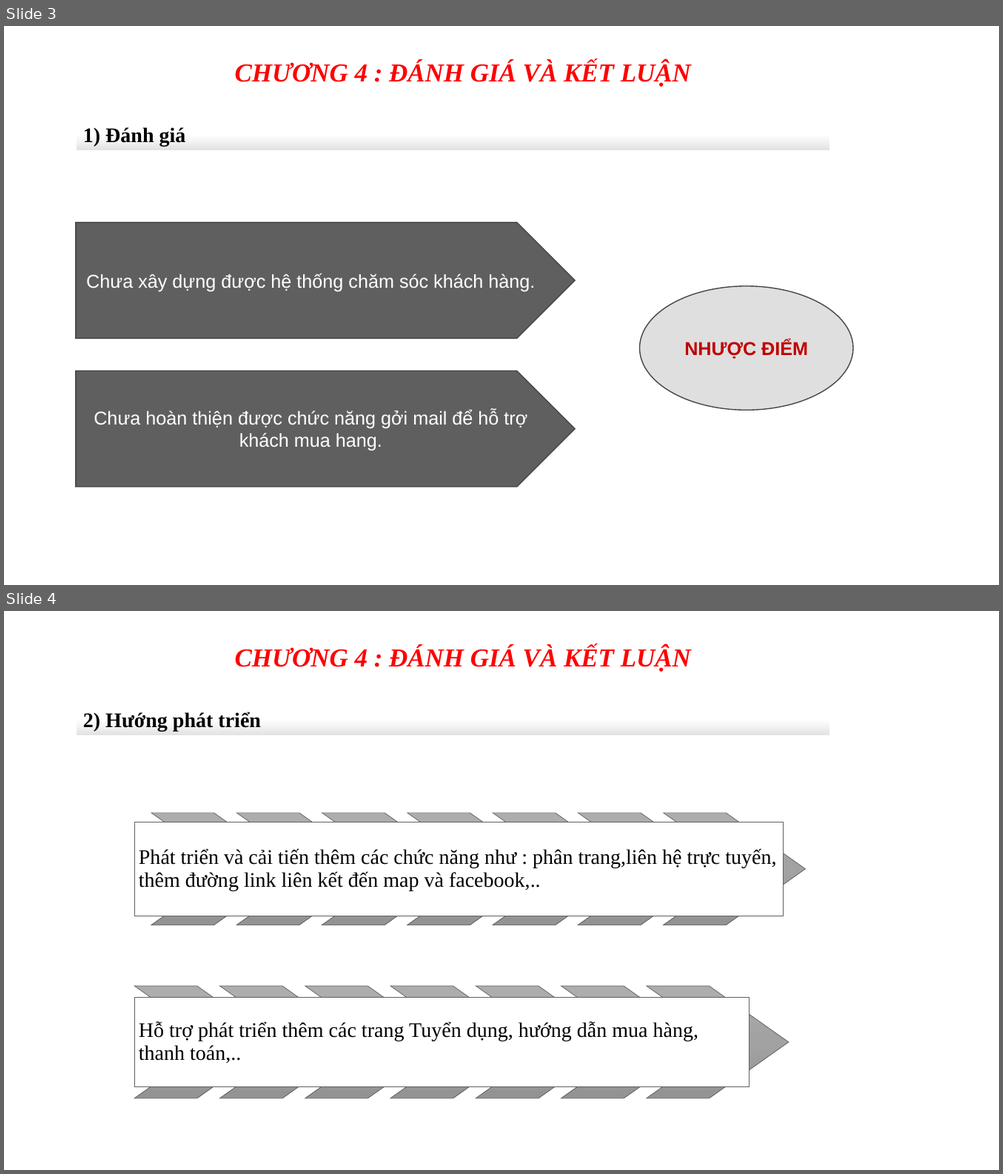
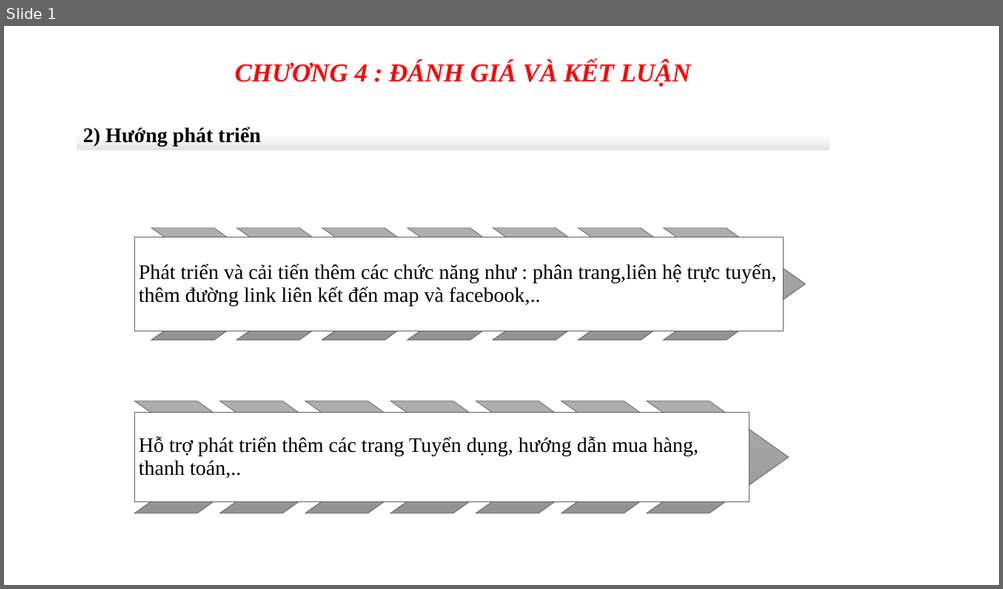
Before and after one commit to vothihoangyen/demo8-6, a slide deck: BỘ-TÀI-NGUYÊN-MÔI-TRƯỜNG-1.pptx. Shown one above the other, each under a label of ours: slides 3 and 4 before the commit, slide 1 after it. The pictures are 1003x1174 and 1003x589 pixels, drawn with LibreOffice and Linux fonts; fonts in the diff are those of the drawing; background and template pictures are left out. Boxes give left, top, right and bottom in pixels: in the first picture for what was removed or moved away, otherwise in the second. Text is boxed around its words. In the diff, an @@ line names an element or a change of style, - is before the commit and + after.

```diff
--- a/BỘ-TÀI-NGUYÊN-MÔI-TRƯỜNG-1.pptx
+++ b/BỘ-TÀI-NGUYÊN-MÔI-TRƯỜNG-1.pptx
@@ slide 3 removed at <box>4,26,999,585</box>, background picture (left out) @@
@@ text removed at <box>235,61,691,87</box> @@
-CHƯƠNG 4 : ĐÁNH GIÁ VÀ KẾT LUẬN
@@ rectangle removed at <box>76,118,829,150</box> @@
-1) Đánh giá
@@ pentagon arrow removed at <box>76,223,575,338</box> @@
-Chưa xây dựng được hệ thống chăm sóc khách hàng.
@@ ellipse removed at <box>640,286,853,410</box> @@
-NHƯỢC ĐIỂM
@@ pentagon arrow removed at <box>76,372,575,487</box> @@
-Chưa hoàn thiện được chức năng gởi mail để hỗ trợ khách mua hang.
@@ what was slide 4 is now slide 1 @@
```
Also in this commit, not shown: 2 other slides removed.
